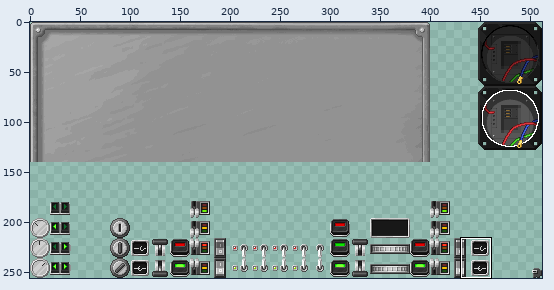
Two versions of one sprite sheet, mccore/src/main/resources/assets/mts/textures/guis/panel.png. The first picture is a wide view before the edit; the outline marks the close-up.
Close-up. Before:
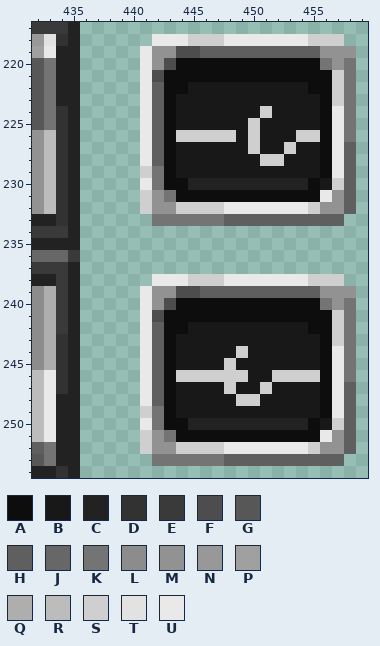
The file is 512x256 pixels. Pixels under 10% opacity are left out. Colours within 5 levels of each other are drawn and written as one. Shown: x 432..459, y 217..254. The commit also changed other parts of the picture, which this record leaves out.
Palette (. is transparent): A #0e0d0d  B #181818  C #222222  D #323232  E #3a3a3a  F #4d4d4d  G #575757  H #5f5f5f  J #676767  K #747474  L #8c8c8c  M #929292  N #989898  P #a0a0a0  Q #aeaeae  R #bcbcbc  S #cfcfcf  T #e2e2e2  U #e9e9e9
Pixels before, first column x 432:
217 EEEC.......................
218 NTDC......UUUSSSUUUUUUUSSS.
219 PUCC.....UMMFFHHHHHHHHHHMMM
220 GKCC.....UMFAAAAAAAAAAAAKMK
221 GKCC.....UFAAAAAAAAAAAAAASK
222 GKCC.....UHAABBBBBBBBBBAASK
223 GKCC.....UHABBBBBBBBBBBBASK
224 GKDC.....UHABBBBBBBSBBBBAUK
225 GKDC.....UHABBBBBBSBBBBBAUK
226 MRDC.....UHASSSSSBSBBBSSAUK
227 MRDC.....UHABBBBBBSBBSBBAUH
228 MRDC.....UHABBBBBBBSSBBBAUH
229 MRDC.....SKABBBBBBBBBBBBAUH
230 MRDC.....UKAACCCCCCCCCCABSH
231 MRDC.....SMKAAAAAAAAAAAAUMH
232 MRDC.....SMMSSSSUUUUUUUSMMH
233 CCDC......KKKKKKHHHHHHHHHH.
234 EEEC.......................
235 CCCC.......................
236 JJJE.......................
237 EEEC.......................
238 CCEC......UUUSSSUUUUUUUSSS.
239 LQEC.....UMMFFHHHHHHHHHHMMM
240 LQEC.....UMFAAAAAAAAAAAAKMK
241 LQEC.....UFAAAAAAAAAAAAAASK
242 LQEC.....UHAABBBBBBBBBBAASK
243 LQDC.....UHABBBBBBBBBBBBASK
244 LQDC.....UHABBBBBSBBBBBBAUK
245 LQDC.....UHABBBBSBBBBBBBAUK
246 RUDC.....UHASSSSSSBBSSSSAUK
247 RUDC.....UHABBBBSBBSBBBBAUH
248 RUCC.....UHABBBBBSSBBBBBAUH
249 RUCC.....SKABBBBBBBBBBBBAUH
250 RUCC.....UKAACCCCCCCCCCABSH
251 RUCC.....SMKAAAAAAAAAAAAUMH
252 HKCC.....SMMSSSSUUUUUUUSMMH
253 GKCC......KKKKKKHHHHHHHHHH.
254 CCDC.......................
The result:
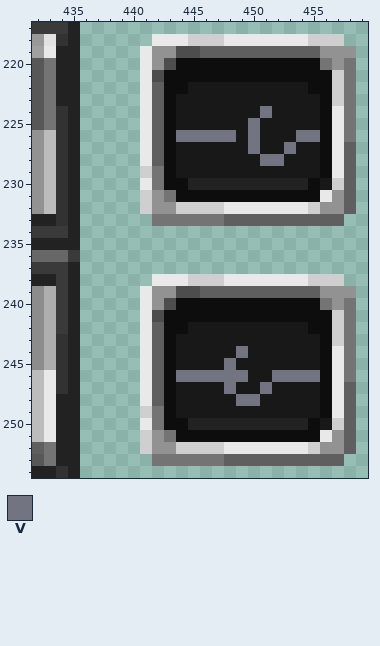
Colours new in this view: V #727581
Changes in this commit:
Colour S gives way to colour V in row 224 at x 451; in row 225 at x 450; in row 226 at x 444 to 448, 450 and 454 to 455; in row 227 at x 450 and 453; in row 228 at x 451 to 452; in row 244 at x 449.
Colour S gives way to colour V in row 245 at x 448; in row 246 at x 444 to 449 and 452 to 455; in row 247 at x 448 and 451; in row 248 at x 449 to 450.
Changed places in both close-ups, as pixel boxes (x1, y1, x2, y2):
changed: (176, 106, 320, 166)
changed: (176, 346, 320, 406)
